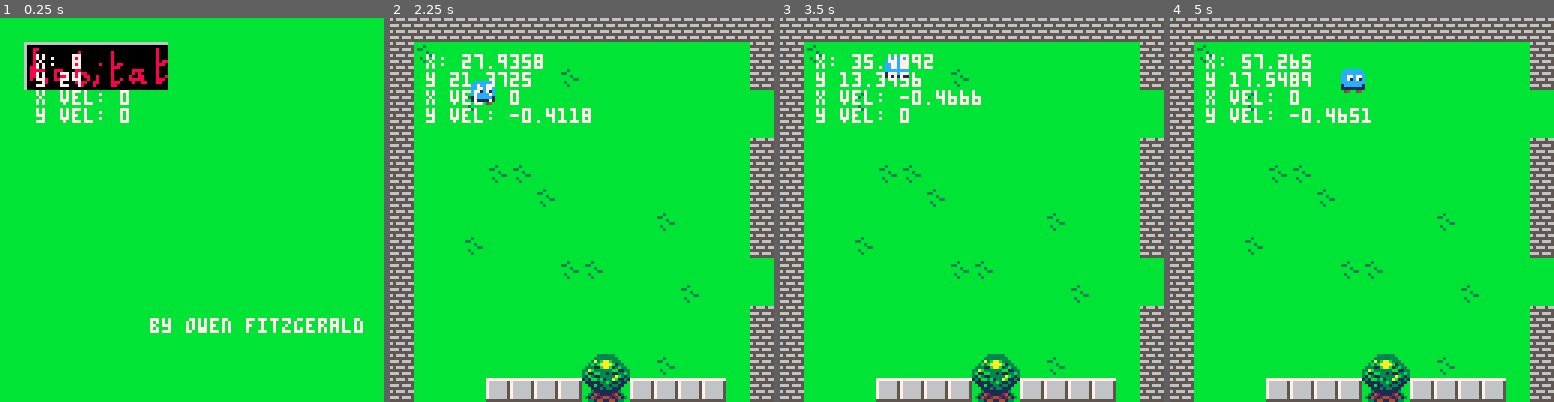
Above: before the commit, frames 1-4 (left to right).
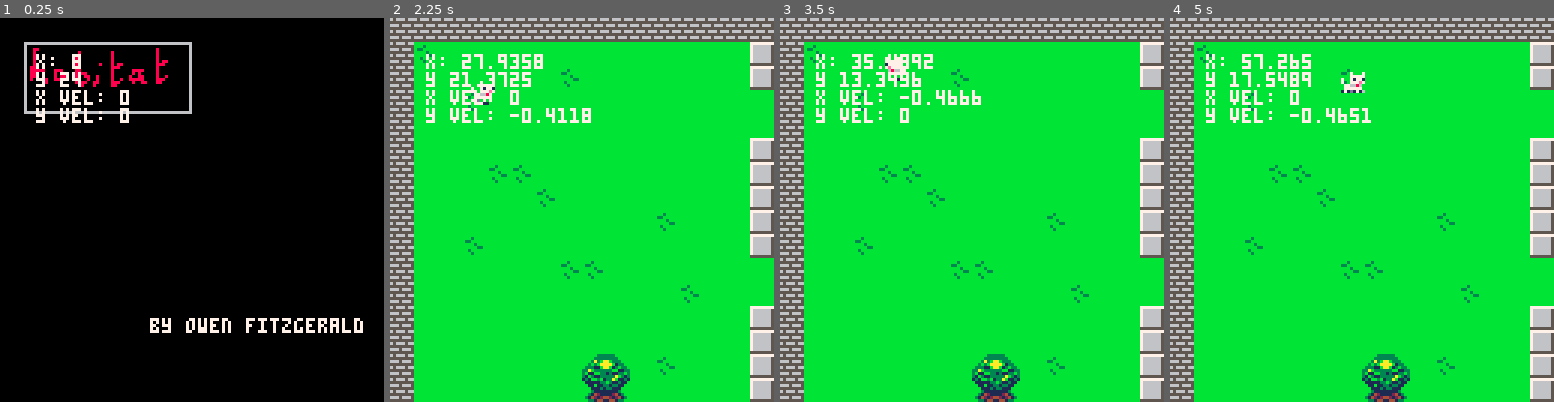
Above: after the commit, the same moments.

Repository: Mackeriah/FurlockBones-game
Game: PICO-8 cartridge habitat.p8
The game is run twice, just before and just after one commit, with the same random seed, the same clock (stepped at 60 frames per second) and the same inputs.
Inputs:
- Up to frame 1 (0.25 s): no input
- Up to frame 2 (2.25 s): tap X (X key) at 0.33, 1.07, 1.85 s; hold Right 1.6-2.1 s; hold Up from 2.15 s (still down)
- Up to frame 3 (3.5 s): release Up at 2.42 s; hold Right 2.47-3.03 s; tap X (X key) at 2.97 s; hold Left from 3.08 s (still down)
- Up to frame 4 (5 s): release Left at 3.58 s; hold Down 3.63-3.97 s; hold Right 4.02-4.68 s; tap X (X key) at 4.08 s; hold Up from 4.73 s (still down)

The runs differ from the first frame. In frame 1, 94% of the frame differs, in the area x 0-100%, y 0-100%; in frame 2, 5.9%; in frame 3, 5.8%; in frame 4, 6.0%.

Commit message:
nice, managed to animate player dog!

Diff:
--- a/habitat.p8
+++ b/habitat.p8
@@ -7,6 +7,8 @@
 	camera_y = 0
 	menu = true
 	game = false
+	anim_time = 0
+	anim_wait = 0.1
 end
 
 -- external logging file
@@ -22,6 +24,7 @@
 	if (btn(❎)) then
 		game = true
 	end
+	animate_player()
 end
 
 function _draw()
@@ -44,7 +47,7 @@
 function start_game()
  camera(camera_x,camera_y)
  map(0,0,0,0,128,32)
- spr(player.sprite,player.x,player.y)
+ spr(1+player.sprite,player.x,player.y,1,1,player.direction==-1)
 end
 
 
@@ -66,6 +69,7 @@
 
 	player.x = 8 --player's exact pixel
 	player.y = 24 --position on screen
+	player.direction = 1
 
 	player.velocity_x = 0
 	player.velocity_y = 0
@@ -76,16 +80,35 @@
 
 	player.width = 7
 	player.height = 7
-	player.sprite = 11
-end
+	player.sprite = 1
+end
+
+function animate_player()
+	if player.velocity_x != 0 or player.velocity_y != 0 then
+		if time() - anim_time > anim_wait then
+			player.sprite += 1
+			anim_time = time()
+			if (player.sprite >= 4 ) then
+				player.sprite = 0
+			end
+		end
+	else
+		anim_time = 0
+		player.sprite = 1
+	end
+end
+
+
 
 function move_player()
 	--when the user tries to move, only add the acceleration to the current speed.
 	if (btn(⬅️)) then
 		player.velocity_x -= player.acceleration
+		player.direction = -1
 	end
 	if (btn(➡️)) then
 		player.velocity_x += player.acceleration
+		player.direction = 1
 	end
 	if (btn(⬆️)) then
 		player.velocity_y -= player.acceleration
@@ -505,40 +528,40 @@
 
 
 __gff__
-0000010101000000000000000000000000010101010000000000000000000000000101010000000000000000000000000001010100000000000000000000000000000000000000000000000000000000000000000000000000000000000000000000000000000000000000000000000000000000000000000000000000000000
+0000000000000000000000000000000000010101010000000000000000000000000101010101010000000000000000000001010100000000000000000000000000000000000000000000000000000000000000000000000000000000000000000000000000000000000000000000000000000000000000000000000000000000
 0000000000000000000000000000000000000000000000000000000000000000000000000000000000000000000000000000000000000000000000000000000000000000000000000000000000000000000000000000000000000000000000000000000000000000000000000000000000000000000000000000000000000000
 __map__
-0404040404040404040404040404040404040404040404040404040404040404040404040404040400000000000000000000000000000000000000000000000000000000000000000000000000000000000000000000000000000000000000000000000000000000000000000000010101010101010101010101010101010101
-041701010101010101010101010101040417010101010101010101010101170101170101010101040000000000000000000000000000000000000000000000000000000000000000000000000000000000000000000000000000000000000000000000000000000000000000000001191a1b1c1d1e0101010101010101010101
-040101010101011701010101010101040401010101010117010117010101010101010101170101040000000000000000000000000000000000000000000000000000000000000000000000000000000000000000000000000000000000000000000000000000000000000000000001292a2b2c2d2e0101010101010101010101
-0401011701010101010101010101010101010117010101010101010101010101011701010101010400000000000000000000000000000000000000000000000000000000000000000000000000000000000000000000000000000000000000000000000000000000000000000000010101010101010101010101010101010101
-0416161616161616161616161616010101010101010101222301010101010101010101010101010400000000000000000000000000000000000000000000000000000000000000000000000000000000000000000000000000000000000000000000000000000000000000000000010101010101010101010101010101010101
-0416161616161616161616161616010404010101010101013301010101010117010101010101010400000000000000000000000000000000000000000000000000000000000000000000000000000000000000000000000000000000000000000000000000000000000000000000010101010101010101010101010101010101
-0416161617171616161616161616010404010101010102010101010101010102020202021701170400000000000000000000000000000000000000000000000000000000000000000000000000000000000000000000000000000000000000000000000000000000000000000000010101010101010101010101010101010101
-0416161616161716161616161616010404170102020102010202010101010102020101020101010400000000000000000000000000000000000000000000000000000000000000000000000000000000000000000000000000000000000000000000000000000000000000000000010101010101010101010101010101010101
-0416161616161616161616171616010404020202020102010201010101010101010101020101010400000000000000000000000000000000000000000000000000000000000000000000000000000000000000000000000000000000000000000000000000000000000000000000010101010101010101010101010101010101
-0416161716161616161616161616010404020101010102010201010101010102020202020101010400000000000000000000000000000000000000000000000000000000000000000000000000000000000000000000000000000000000000000000000000000000000000000000010101010101010101010101010101010101
-0416161616161617171616161616010101010101010101010101010101010102010101010101010400000000000000000000000000000000000000000000000000000000000000000000000000000000000000000000000000000000000000000000000000000000000000000000010101010101010101010101010101010101
-0416161616161616161616161716010101010101011701011701010101020202010101010101010400000000000000000000000000000000000000000000000000000000000000000000000000000000000000000000000000000000000000000000000000000000000000000000010101010101010101010101010101010101
-0416161616161616161616161616010404010101010101010101011701010101010101010101010400000000000000000000000000000000000000000000000000000000000000000000000000000000000000000000000000000000000000000000000000000000000000000000010101010101010101010101010101010101
-0401010101010101010101010101010404010101010101011701010101010101010101010101010400000000000000000000000000000000000000000000000000000000000000000000000000000000000000000000000000000000000000000000000000000000000000000000010101010101010101010101010101010101
-0401010101010101222301170101010404010101010101010101010101010101010101010101010400000000000000000000000000000000000000000000000000000000000000000000000000000000000000000000000000000000000000000000000000000000000000000000010101010101010101010101010101010101
-0401010102020202323302020202010404010101010117010101010101170101170101010117010400000000000000000000000000000000000000000000000000000000000000000000000000000000000000000000000000000000000000000000000000000000000000000000010101010101010101010101010101010101
-0401010101010102011702030302010404010101010101010101011701010101010101170101010400000000000000000000000000000000000000000000000000000000000000000000000000000000000000000000000000000000000000000000000000000000000000000000000000000000000000000000000000000000
-0401170102020102010102030302170101010101010101010101010101010101170101010101010400000000000000000000000000000000000000000000000000000000000000000000000000000000000000000000000000000000000000000000000000000000000000000000000000000000000000000000000000000000
-0417020202020102010202030302011701010101010101010101010101010101010101010101010400000000000000000000000000000000000000000000000000000000000000000000000000000000000000000000000000000000000000000000000000000000000000000000000000000000000000000000000000000000
-0401020101010102010202030302010101010101011701011701010101011701010101010101170400000000000000000000000000000000000000000000000000000000000000000000000000000000000000000000000000000000000000000000000000000000000000000000000000000000000000000000000000000000
-0401020102020202010202020202010101010101010101170101010101010117010101010101010400000000000000000000000000000000000000000000000000000000000000000000000000000000000000000000000000000000000000000000000000000000000000000000000000000000000000000000000000000000
-0401020101010101010201010101010101010101010101010101010117010101010101010101010400000000000000000000000000000000000000000000000000000000000000000000000000000000000000000000000000000000000000000000000000000000000000000000000000000000000000000000000000000000
-0401020202020202020201010101010101010101010101010101010101010101010101010101010400000000000000000000000000000000000000000000000000000000000000000000000000000000000000000000000000000000000000000000000000000000000000000000000000000000000000000000000000000000
-0401010101010101010101010101010101170101170101010101170101010101010101011701010400000000000000000000000000000000000000000000000000000000000000000000000000000000000000000000000000000000000000000000000000000000000000000000000000000000000000000000000000000000
-0417010101010101020202020217010101010101010101170101010101010117010101010101010400000000000000000000000000000000000000000000000000000000000000000000000000000000000000000000000000000000000000000000000000000000000000000000000000000000000000000000000000000000
-0402020101010101020201010201010101010101170101010101010101010101010101010101010400000000000000000000000000000000000000000000000000000000000000000000000000000000000000000000000000000000000000000000000000000000000000000000000000000000000000000000000000000000
-0402010101010101010101010201010101010101010101010101010101010101010101010101010400000000000000000000000000000000000000000000000000000000000000000000000000000000000000000000000000000000000000000000000000000000000000000000000000000000000000000000000000000000
-0402010101010101020202020201010101011701010101010117010117010101010101010117010400000000000000000000000000000000000000000000000000000000000000000000000000000000000000000000000000000000000000000000000000000000000000000000000000000000000000000000000000000000
-0402010101010101020101010101010101010101010101170101010101010117010101010101010400000000000000000000000000000000000000000000000000000000000000000000000000000000000000000000000000000000000000000000000000000000000000000000000000000000000000000000000000000000
-0402020202020202020101010101010101010101010101010101010117010101010101010101010400000000000000000000000000000000000000000000000000000000000000000000000000000000000000000000000000000000000000000000000000000000000000000000000000000000000000000000000000000000
-0401010101010101010101010101010101010101010101010101010101010101010101010101010400000000000000000000000000000000000000000000000000000000000000000000000000000000000000000000000000000000000000000000000000000000000000000000000000000000000000000000000000000000
-0404040404040404040404040404040404040404040404040404040404040404040404040404040404040400000000000000000000000000000000000000000000000000000000000000000000000000000000000000000000000000000000000000000000000000000000000000000000000000000000000000000000000000
-
-
+2626262626262626262626262626262626262626262626262626262626262626262626262626262600000000000000000000000000000000000000000000000000000000000000000000000000000000000000000000000000000000000000000000000000000000000000000000000000000000000000000000000000000000
+261716161616161616161616161616242417161616161616161616161616171616171616161616260000000000000000000000000000000000000000000000000000000000000000000000000000000000000000000000000000000000000000000000000000000000000000000000191a1b1c1d1e1f00000000000000000000
+261616161616161716161616161616242416161616161617161617161616161616161616171616260000000000000000000000000000000000000000000000000000000000000000000000000000000000000000000000000000000000000000000000000000000000000000000000292a2b2c2d2e2f00000000000000000000
+261616171616161616161616161616161616161716161616161616161616161616171616161616260000000000000000000000000000000000000000000000000000000000000000000000000000000000000000000000000000000000000000000000000000000000000000000000393a3b3c3d3e3f00000000000000000000
+2616161616161616161616161616161616161616161616222316161616161616161616161616162600000000000000000000000000000000000000000000000000000000000000000000000000000000000000000000000000000000000000000000000000000000000000000000000000000000000000000000000000000000
+2616161616161616161616161616162424161616161616323316161616161617161616161616162600000000000000000000000000000000000000000000000000000000000000000000000000000000000000000000000000000000000000000000000000000000000000000000000000000000000000000000000000000000
+2616161617171616161616161616162424161616161624161616161616161624242424241716172600000000000000000000000000000000000000000000000000000000000000000000000000000000000000000000000000000000000000000000000000000000000000000000000000000000000000000000000000000000
+2616161616161716161616161616162424171624241624161616161616161624241616241616162600000000000000000000000000000000000000000000000000000000000000000000000000000000000000000000000000000000000000000000000000000000000000000000000000000000000000000000000000000000
+2616161616161616161616171616162424242424241624161616161616161616161616241616162600000000000000000000000000000000000000000000000000000000000000000000000000000000000000000000000000000000000000000000000000000000000000000000000000000000000000000000000000000000
+2616161716161616161616161616162424241616161624161616161616161624242424241616162600000000000000000000000000000000000000000000000000000000000000000000000000000000000000000000000000000000000000000000000000000000000000000000000000000000000000000000000000000000
+2616161616161617171616161616161616161616161616161616161616161624161616161616162600000000000000000000000000000000000000000000000000000000000000000000000000000000000000000000000000000000000000000000000000000000000000000000000000000000000000000000000000000000
+2616161616161616161616161716161616161616161716161716161616242424161616161616162600000000000000000000000000000000000000000000000000000000000000000000000000000000000000000000000000000000000000000000000000000000000000000000000000000000000000000000000000000000
+2616161616161616161616161616162424161616161616161616161716161616161616161616162600000000000000000000000000000000000000000000000000000000000000000000000000000000000000000000000000000000000000000000000000000000000000000000000000000000000000000000000000000000
+2616161616161616161616161616162424161616161616161716161616161616161616161616162600000000000000000000000000000000000000000000000000000000000000000000000000000000000000000000000000000000000000000000000000000000000000000000000000000000000000000000000000000000
+2616161616161616222316171616162424161616161616161616161616161616161616161616162600000000000000000000000000000000000000000000000000000000000000000000000000000000000000000000000000000000000000000000000000000000000000000000000000000000000000000000000000000000
+2616161616161616323316161616162424161616161617161616161616171616171616161617162600000000000000000000000000000000000000000000000000000000000000000000000000000000000000000000000000000000000000000000000000000000000000000000000000000000000000000000000000000000
+2616161616161616161716161616162424161616161616161616161716161616161616171616162600000000000000000000000000000000000000000000000000000000000000000000000000000000000000000000000000000000000000000000000000000000000000000000000000000000000000000000000000000000
+2616171616161616161616161616171616161616161616161616161616161616171616161616162600000000000000000000000000000000000000000000000000000000000000000000000000000000000000000000000000000000000000000000000000000000000000000000000000000000000000000000000000000000
+2617161616161616161616161616161716161616161616161616161616161616161616161616162600000000000000000000000000000000000000000000000000000000000000000000000000000000000000000000000000000000000000000000000000000000000000000000000000000000000000000000000000000000
+2616161616161616161616161616161616161616161716161716161616161716161616161616172600000000000000000000000000000000000000000000000000000000000000000000000000000000000000000000000000000000000000000000000000000000000000000000000000000000000000000000000000000000
+2616161616161616161616161616161616161616161616171616161616161617161616161616162600000000000000000000000000000000000000000000000000000000000000000000000000000000000000000000000000000000000000000000000000000000000000000000000000000000000000000000000000000000
+2616161616161616161616161616161616161616161616161616161617161616161616161616162600000000000000000000000000000000000000000000000000000000000000000000000000000000000000000000000000000000000000000000000000000000000000000000000000000000000000000000000000000000
+2616161616161616161616161616161616161616161616161616161616161616161616161616162600000000000000000000000000000000000000000000000000000000000000000000000000000000000000000000000000000000000000000000000000000000000000000000000000000000000000000000000000000000
+2616161616161616161616161616161616171616171616161616171616161616161616161716162600000000000000000000000000000000000000000000000000000000000000000000000000000000000000000000000000000000000000000000000000000000000000000000000000000000000000000000000000000000
+2617161616161616242424242417161616161616161616171616161616161617161616161616162600000000000000000000000000000000000000000000000000000000000000000000000000000000000000000000000000000000000000000000000000000000000000000000000000000000000000000000000000000000
+2624241616161616242416162416161616161616171616161616161616161616161616161616162600000000000000000000000000000000000000000000000000000000000000000000000000000000000000000000000000000000000000000000000000000000000000000000000000000000000000000000000000000000
+2624161616161616161616162416161616161616161616161616161616161616161616161616162600000000000000000000000000000000000000000000000000000000000000000000000000000000000000000000000000000000000000000000000000000000000000000000000000000000000000000000000000000000
+2624161616161616242424242416161616161716161616161617161617161616161616161617162600000000000000000000000000000000000000000000000000000000000000000000000000000000000000000000000000000000000000000000000000000000000000000000000000000000000000000000000000000000
+2624161616161616241616161616161616161616161616171616161616161617161616161616162600000000000000000000000000000000000000000000000000000000000000000000000000000000000000000000000000000000000000000000000000000000000000000000000000000000000000000000000000000000
+2624242424242424241616161616161616161616161616161616161617161616161616161616162600000000000000000000000000000000000000000000000000000000000000000000000000000000000000000000000000000000000000000000000000000000000000000000000000000000000000000000000000000000
+2616161616161616161616161616161616161616161616161616161616161616161616161616162600000000000000000000000000000000000000000000000000000000000000000000000000000000000000000000000000000000000000000000000000000000000000000000000000000000000000000000000000000000
+2626262626262626262626262626262626262626262626262626262626262626262626262626262626262600000000000000000000000000000000000000000000000000000000000000000000000000000000000000000000000000000000000000000000000000000000000000000000000000000000000000000000000000
+
+
Not shown, changed: 42 lines of the sprite sheet (__gfx__) section of habitat.p8
